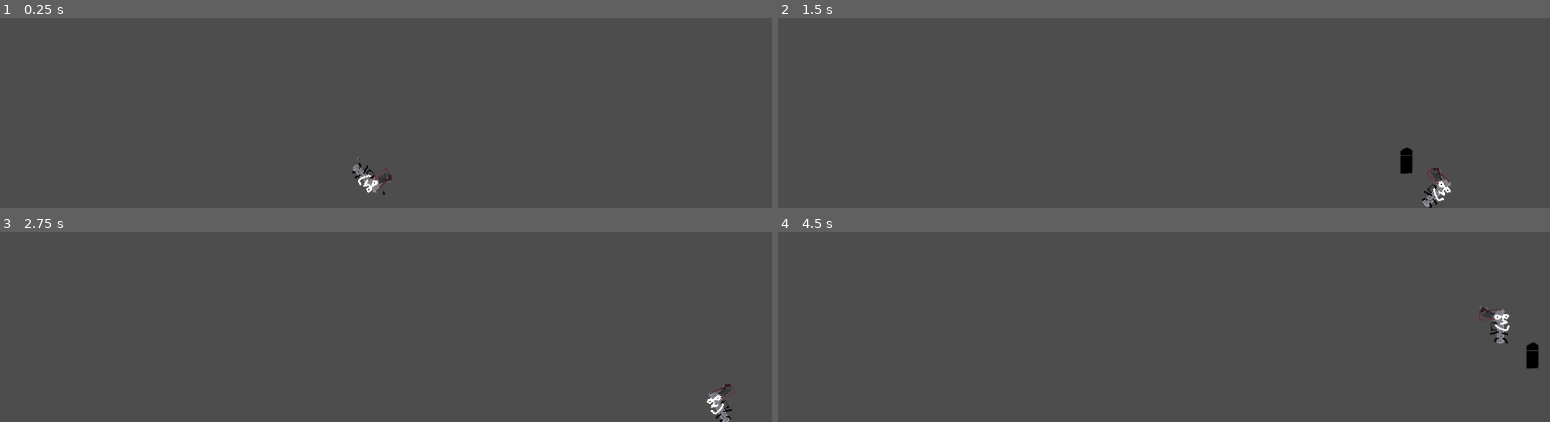
Above: before the commit, frames 1-4 (two rows, left to right).
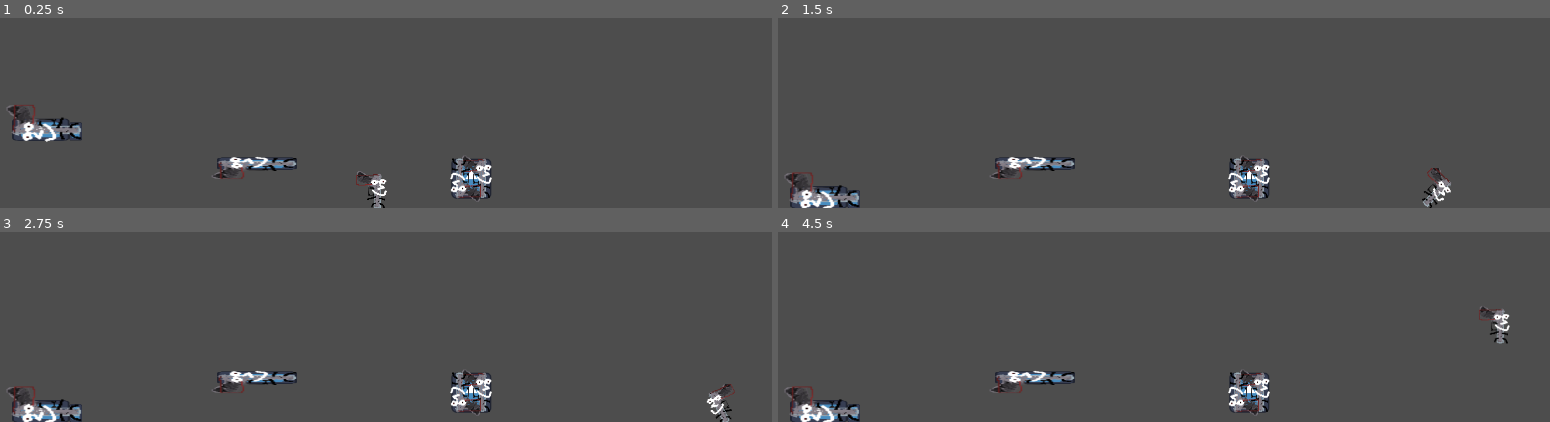
Above: after the commit, the same moments.

Repository: CallumAJ/WrathoftheJammed
Game: Godot game, scene res://scenes/level.tscn
The game is run twice, just before and just after one commit, with the same random seed, the same clock (stepped at 60 frames per second) and the same inputs. The engine's default icon, where the game draws it, is replaced by a stand-in: a white triangle on a blue panel in a dark square.
Inputs:
- Up to frame 1 (0.25 s): no input
- Up to frame 2 (1.5 s): tap Enter (ui_accept) at 0.5 s; hold D (right) from 0.53 s (still down); tap Space (jump) at 0.6, 0.77, 1.07 s; tap Q (shoot) at 1.35 s
- Up to frame 3 (2.75 s): tap Space (jump) at 1.52, 1.55, 1.82, 2.1 s; release D (right) at 2.03 s; hold A (left) from 2.03 s (still down)
- Up to frame 4 (4.5 s): release A (left) at 2.78 s; hold D (right) 2.78-4.28 s; tap Q (shoot) at 2.85, 4.35 s; tap Space (jump) at 3.02, 3.05, 3.32, 3.6, 3.77, 4.07 s; hold A (left) from 4.28 s (still down)

The runs differ from the first frame. In frame 1, 3.0% of the frame differs, in the area x 0-64%, y 45-100%; in frame 2, 2.7%; in frame 3, 2.5%; in frame 4, 2.7%.

Commit message:
aaaaa
plats and spikes and stuff

Diff:
--- a/project.godot
+++ b/project.godot
@@ -51,10 +51,6 @@
 2d_render/layer_2="Enemies"
 2d_render/layer_3="Walls"
 2d_render/layer_4="Bullets"
-2d_physics/layer_1="Player"
-2d_physics/layer_2="Enemies"
-2d_physics/layer_3="Walls"
-2d_physics/layer_4="Bullets"
 
 [rendering]
 
--- a/scenes/Johnny.tscn
+++ b/scenes/Johnny.tscn
@@ -99,13 +99,15 @@
 [sub_resource type="RectangleShape2D" id="RectangleShape2D_7fe2a"]
 size = Vector2(60, 60)
 
+[sub_resource type="RectangleShape2D" id="RectangleShape2D_qx0ky"]
+size = Vector2(43, 55)
+
 [node name="Player" type="CharacterBody2D"]
-collision_mask = 6
 script = ExtResource("1_c46q0")
 
 [node name="AnimatedSprite2D" type="AnimatedSprite2D" parent="."]
 sprite_frames = SubResource("SpriteFrames_4pwgr")
-animation = &"jumpspin"
+animation = &"idle"
 speed_scale = 0.8
 
 [node name="hitbox" type="CollisionShape2D" parent="."]
@@ -116,4 +118,14 @@
 [node name="GunBarrel" type="Marker2D" parent="."]
 position = Vector2(14, 21)
 
+[node name="Area2D" type="Area2D" parent="."]
+collision_layer = 0
+collision_mask = 2
+monitorable = false
+
+[node name="CollisionShape2D" type="CollisionShape2D" parent="Area2D"]
+position = Vector2(2.5, 2.5)
+shape = SubResource("RectangleShape2D_qx0ky")
+
 [connection signal="bullet" from="." to="." method="_on_bullet"]
+[connection signal="area_entered" from="Area2D" to="." method="spike_Die"]
--- /dev/null
+++ b/scenes/boar.gd
@@ -0,0 +1,13 @@
+extends CharacterBody2D
+
+
+const SPEED = 300.0
+const JUMP_VELOCITY = -400.0
+
+
+func _physics_process(delta: float) -> void:
+	# Add the gravity.
+	if not is_on_floor():
+		velocity += get_gravity() * delta
+
+	move_and_slide()
--- /dev/null
+++ b/scenes/boar.tscn
@@ -0,0 +1,43 @@
+[gd_scene load_steps=6 format=3 uid="uid://djl2kkuorco3x"]
+
+[ext_resource type="Script" path="res://scenes/boar.gd" id="1_84vqc"]
+[ext_resource type="Texture2D" uid="uid://cpeigfj2d58s7" path="res://icon.svg" id="1_yuwob"]
+[ext_resource type="Texture2D" uid="uid://bgxbvhdbxiwt5" path="res://graphics/Sprite-0001.png" id="3_st3ka"]
+
+[sub_resource type="RectangleShape2D" id="RectangleShape2D_owpv7"]
+size = Vector2(92, 36)
+
+[sub_resource type="RectangleShape2D" id="RectangleShape2D_jlorw"]
+size = Vector2(20, 30)
+
+[node name="Boar" type="CharacterBody2D"]
+script = ExtResource("1_84vqc")
+
+[node name="Sprite2D" type="Sprite2D" parent="."]
+scale = Vector2(0.71875, 0.28125)
+texture = ExtResource("1_yuwob")
+
+[node name="CollisionShape2D" type="CollisionShape2D" parent="."]
+shape = SubResource("RectangleShape2D_owpv7")
+
+[node name="Area2D" type="Area2D" parent="."]
+position = Vector2(20, 0)
+collision_layer = 2
+collision_mask = 2
+
+[node name="CollisionShape2D" type="CollisionShape2D" parent="Area2D"]
+position = Vector2(36, 3)
+shape = SubResource("RectangleShape2D_jlorw")
+
+[node name="Sprite2D" type="Sprite2D" parent="Area2D"]
+position = Vector2(36.1305, 3)
+rotation = 1.5708
+scale = Vector2(0.227985, 0.155961)
+texture = ExtResource("1_yuwob")
+
+[node name="Sprite2D2" type="Sprite2D" parent="."]
+position = Vector2(4.75876, -9.52431)
+rotation = 1.5708
+scale = Vector2(1.20388, 1.98654)
+texture = ExtResource("3_st3ka")
+flip_v = true
--- a/scenes/bullet.gd
+++ b/scenes/bullet.gd
@@ -1,36 +1,7 @@
-extends Area2D
+xtends Area2D
 
-@export var speed = 100 #bullet speed
-var fireAngle #needs to be global
-
-func _ready() -> void:
-	fireAngle = 7 #fire angle will be set with a signal, this is just a test
+@export var speed = 600
 
 func _process(delta: float) -> void:
-	if (fireAngle == 0): #these check the frame johnny is in and fires a bullet in that direction
-		position.y += speed * delta
-
-	elif (fireAngle == 1):
-		position.y += speed * delta
-		position.x -= speed * delta
-
-	elif (fireAngle == 2):
-		position.x -= speed * delta
-
-	elif (fireAngle == 3):
-		position.y -= speed * delta
-		position.x -= speed * delta
-
-	elif (fireAngle == 4):
-		position.y -= speed * delta
-
-	elif (fireAngle == 5):
-		position.y -= speed * delta
-		position.x += speed * delta
-
-	elif (fireAngle == 6):
-		position.x += speed * delta
-
-	elif (fireAngle == 7):
-		position.y += speed * delta
-		position.x += speed * delta
+	position.y -= speed * delta
+	print("pew")
--- a/scenes/bullet.tscn
+++ b/scenes/bullet.tscn
@@ -1,6 +1,5 @@
-[gd_scene load_steps=4 format=3 uid="uid://dmp333x8yjxll"]
+[gd_scene load_steps=3 format=3 uid="uid://dmp333x8yjxll"]
 
-[ext_resource type="Script" path="res://scenes/bullet.gd" id="1_wixga"]
 [ext_resource type="Texture2D" uid="uid://wkt1riw22v5m" path="res://graphics/bullet.png" id="1_xxynt"]
 
 [sub_resource type="CapsuleShape2D" id="CapsuleShape2D_gbqgq"]
@@ -8,8 +7,7 @@
 
 [node name="bullet" type="Area2D"]
 collision_layer = 8
-collision_mask = 6
-script = ExtResource("1_wixga")
+collision_mask = 2
 
 [node name="Sprite2D" type="Sprite2D" parent="."]
 texture = ExtResource("1_xxynt")
--- a/scenes/johnny.gd
+++ b/scenes/johnny.gd
@@ -12,12 +12,13 @@
 var fireAngle = 0
 @export var MAX_SPEED := 300
 
-signal bullet(pos, fireAngle)
+signal bullet(pos)
+signal player_Death
 
 func _ready() -> void:
-	position = Vector2 (640, 640)
+	pass
 
-func _process(delta) -> void:
+func _process(_delta) -> void:
 	if Input.is_action_just_pressed("shoot"):
 		bullet.emit($GunBarrel.global_position)
 
@@ -115,6 +116,9 @@
 
 
 
+func _on_bullet(_pos: Variant) -> void:
+	pass # Replace with function body
 
-func _on_bullet(pos: Variant) -> void:
-	pass # Replace with function body.
+func spike_Die(area: Area2D) -> void:
+	player_Death.emit()
+	queue_free()
--- a/scenes/level.gd
+++ b/scenes/level.gd
@@ -1,8 +1,4 @@
 extends Node2D
 
-var bulletScene: PackedScene = load("res://scenes/bullet.tscn")
-
-func _on_player_bullet(pos) -> void:
-	var bullet = bulletScene.instantiate() #makes a bullet as a child of the bullets node
-	$Bullets.add_child(bullet)
-	bullet.position = pos
+func _on_player_player_death() -> void:
+	get_tree().reload_current_scene()
--- a/scenes/level.tscn
+++ b/scenes/level.tscn
@@ -1,7 +1,10 @@
-[gd_scene load_steps=7 format=3 uid="uid://da05iswkkhqh5"]
+[gd_scene load_steps=10 format=3 uid="uid://da05iswkkhqh5"]
 
 [ext_resource type="PackedScene" uid="uid://noqm3i8boxaj" path="res://scenes/Johnny.tscn" id="1_drryo"]
-[ext_resource type="Script" path="res://scenes/level.gd" id="1_w84r8"]
+[ext_resource type="Script" path="res://scenes/level.gd" id="1_wnwya"]
+[ext_resource type="PackedScene" uid="uid://b5uxoc01px8gp" path="res://scenes/spike.tscn" id="3_1rxbs"]
+[ext_resource type="PackedScene" uid="uid://djl2kkuorco3x" path="res://scenes/boar.tscn" id="4_n6rxx"]
+[ext_resource type="PackedScene" uid="uid://b8ft0asl5fti4" path="res://scenes/platform.tscn" id="5_vtva4"]
 
 [sub_resource type="RectangleShape2D" id="RectangleShape2D_yxyhv"]
 size = Vector2(16.25, 760)
@@ -16,51 +19,45 @@
 size = Vector2(1284.5, 20)
 
 [node name="Level" type="Node2D"]
-script = ExtResource("1_w84r8")
+script = ExtResource("1_wnwya")
 
 [node name="Player" parent="." instance=ExtResource("1_drryo")]
 position = Vector2(640, 690)
-collision_layer = 5
 
 [node name="Borders" type="Node2D" parent="."]
 
 [node name="RightBorder" type="StaticBody2D" parent="Borders"]
-light_mask = 4
-collision_layer = 11
-collision_mask = 11
 
 [node name="CollisionShape2D" type="CollisionShape2D" parent="Borders/RightBorder"]
 position = Vector2(1290, 369)
 shape = SubResource("RectangleShape2D_yxyhv")
 
 [node name="LeftBorder" type="StaticBody2D" parent="Borders"]
-light_mask = 4
-collision_layer = 11
-collision_mask = 11
 
 [node name="CollisionShape2D" type="CollisionShape2D" parent="Borders/LeftBorder"]
 position = Vector2(-11, 361)
 shape = SubResource("RectangleShape2D_xjxga")
 
 [node name="TopBorder" type="StaticBody2D" parent="Borders"]
-light_mask = 4
-collision_layer = 11
-collision_mask = 11
 
 [node name="CollisionShape2D" type="CollisionShape2D" parent="Borders/TopBorder"]
 position = Vector2(638.25, -10)
 shape = SubResource("RectangleShape2D_h82f6")
 
 [node name="BottomBorder" type="StaticBody2D" parent="Borders"]
-light_mask = 4
 position = Vector2(68, 664)
-collision_layer = 11
-collision_mask = 11
 
 [node name="CollisionShape2D" type="CollisionShape2D" parent="Borders/BottomBorder"]
 position = Vector2(571.75, 67)
 shape = SubResource("RectangleShape2D_73ffl")
 
-[node name="Bullets" type="Node2D" parent="."]
+[node name="Spike" parent="." instance=ExtResource("3_1rxbs")]
+position = Vector2(799, 673)
 
-[connection signal="bullet" from="Player" to="." method="_on_player_bullet"]
+[node name="CharacterBody2D" parent="." instance=ExtResource("4_n6rxx")]
+position = Vector2(110, 566)
+
+[node name="Platform" parent="." instance=ExtResource("5_vtva4")]
+position = Vector2(456, 649)
+
+[connection signal="player_Death" from="Player" to="." method="_on_player_player_death"]
--- /dev/null
+++ b/scenes/platform.tscn
@@ -0,0 +1,24 @@
+[gd_scene load_steps=4 format=3 uid="uid://b8ft0asl5fti4"]
+
+[ext_resource type="Texture2D" uid="uid://cpeigfj2d58s7" path="res://icon.svg" id="1_wvb0a"]
+[ext_resource type="Texture2D" uid="uid://bgxbvhdbxiwt5" path="res://graphics/Sprite-0001.png" id="2_g5wi0"]
+
+[sub_resource type="RectangleShape2D" id="RectangleShape2D_c5rax"]
+size = Vector2(128, 20)
+
+[node name="Spike" type="StaticBody2D"]
+
+[node name="Sprite2D" type="Sprite2D" parent="."]
+scale = Vector2(1, 0.15625)
+texture = ExtResource("1_wvb0a")
+
+[node name="CollisionShape2D" type="CollisionShape2D" parent="."]
+shape = SubResource("RectangleShape2D_c5rax")
+one_way_collision = true
+one_way_collision_margin = 9.1
+
+[node name="Sprite2D2" type="Sprite2D" parent="."]
+position = Vector2(-5.00564, 6.34049)
+rotation = 4.71239
+scale = Vector2(0.718432, 2.25141)
+texture = ExtResource("2_g5wi0")
--- /dev/null
+++ b/scenes/spike.gd
@@ -0,0 +1,11 @@
+extends Node2D
+
+
+# Called when the node enters the scene tree for the first time.
+func _ready() -> void:
+	pass # Replace with function body.
+
+
+# Called every frame. 'delta' is the elapsed time since the previous frame.
+func _process(_delta: float) -> void:
+	pass
--- /dev/null
+++ b/scenes/spike.tscn
@@ -0,0 +1,29 @@
+[gd_scene load_steps=4 format=3 uid="uid://b5uxoc01px8gp"]
+
+[ext_resource type="Texture2D" uid="uid://bgxbvhdbxiwt5" path="res://graphics/Sprite-0001.png" id="2_c3rm6"]
+[ext_resource type="Texture2D" uid="uid://cpeigfj2d58s7" path="res://icon.svg" id="2_pnus2"]
+
+[sub_resource type="RectangleShape2D" id="RectangleShape2D_ku3tl"]
+size = Vector2(64, 64)
+
+[node name="Spike" type="Area2D"]
+collision_layer = 3
+collision_mask = 3
+
+[node name="CollisionShape2D2" type="CollisionShape2D" parent="."]
+shape = SubResource("RectangleShape2D_ku3tl")
+
+[node name="Sprite2D2" type="Sprite2D" parent="."]
+scale = Vector2(0.5, 0.5)
+texture = ExtResource("2_pnus2")
+
+[node name="Sprite2D" type="Sprite2D" parent="."]
+position = Vector2(9, -3)
+scale = Vector2(1, 1.125)
+texture = ExtResource("2_c3rm6")
+
+[node name="Sprite2D" type="Sprite2D" parent="Sprite2D"]
+position = Vector2(-19, 4.63641)
+rotation = 3.14159
+scale = Vector2(1, 1.01989)
+texture = ExtResource("2_c3rm6")
Not shown: 1 places in scenes/Johnny.tscn that only renumber resources
